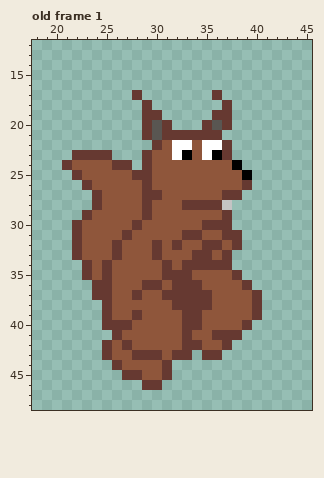
Pixel-art file -- sprites/units/Chipmonk/Chipmonk.aseprite. Above: the version before the commit.
64x96 pixels, 1 frame. Shown: old frame 1: x 18..45, y 12..48. The commit also changed other frames, which this record leaves out.
After the commit:
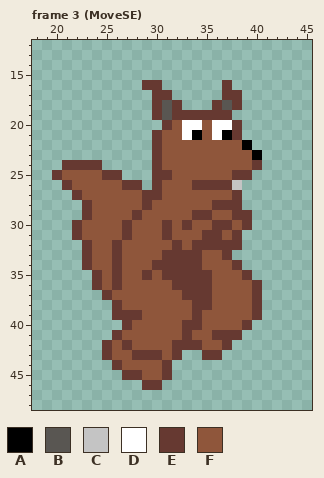
Palette (. is transparent): A #000000  B #595652  C #c4c4c4  D #ffffff  E #663931  F #8f563b
A new or re-ordered frame is compared with the old frame closest to it.
Diff:
frames 1 -> 7
--- frame 3 (MoveSE) is new; against old frame 1, layer "Layer 1"
@@ x 18..45 @@
 15 ............................
-16 ............................
-17 ..........E.......E.........
-18 ...........E.......E........
-19 ...........EE.....EE........
-20 ...........EBE...EBE........
-21 ...........EBEEEEEE.........
-22 ............EFDDFDDE........
-23 ....EEEE...EFFDAFDAE........
-24 ...EFFFFEE.EFFFFFFFFA.......
-25 ....EFFFFFEEFFFFFFFFFA......
-26 .....EFFFFFEFFFFFFFFFE......
-27 ......EFFFFEEFFFFFFEE.......
-28 ......EFFFFEFFFEEEEC........
-29 .....EFFFFFEFFFFFFFE........
-30 ....EFFFFFEFFFFFFEEE........
-31 ....EFFFFEFFFFFEEFFEE.......
-32 ....EFFFEFFFEFEFFEEFE.......
-33 ....EFFFEFFFEFFFEEFE........
-34 .....EFEFFFFFEFEEEEE........
-35 .....EFEFFFFFEEEFFFFE.......
-36 ......EEFFFEEFEEEFFFFE......
-37 ......EEFFEFFEEEEEFFFFE.....
-38 .......EFFFFFFEEEEFFFFE.....
-39 .......EFFEFFFFEEFFFFFE.....
-40 .......EEEFFFFFEEFFFFE......
+16 ...........EE......E........
+17 ............EE.....EE.......
+18 ............EBE...EBE.......
+19 ............EBEEEEEE........
+20 .............EFDDFDDE.......
+21 ............EFFDAFDAE.......
+22 ............EFFFFFFFFA......
+23 ............EFFFFFFFFFA.....
+24 ...EEEE.....EFFFFFFFFFE.....
+25 ..EFFFFEE...EEFFFFFFEE......
+26 ...EFFFFFEE.EFFFEEEEC.......
+27 ....EFFFFFFEEFFFFFFFE.......
+28 .....EFFFFFEFFFFFFEEE.......
+29 .....EFFFFEFFFFFEEFFEE......
+30 ....EFFFFEFFFEFEFFEEFE......
+31 ....EFFFFEFFFEFFFEEFE.......
+32 .....EFFEFFFFFEFEEEEE.......
+33 .....EFFEFFFFEEEEFFE........
+34 .....EFFEFFFEEEEEFFFE.......
+35 ......EFEFFEFEEEEEFFFE......
+36 ......EFEFFFFFEEEEFFFFE.....
+37 .......EFFFFFFFEEEFFFFE.....
+38 ........EFFFFFFFEEFFFFE.....
+39 ........EEEFFFFFEFFFFFE.....
+40 .........EFFFFFEEFFFFE......
 41 ........EFFFFFFEFFEEE.......
-42 .......EFEFFFFFEEFFE........
-43 .......EFFEEEFEE.EE.........
+42 .......EFEFFFFEEEFFE........
+43 .......EFFEEEFE..EE.........
 44 ........EFFFFE..............
Changed places in both pictures, as pixel boxes (x1, y1, x2, y2):
changed: (52, 80, 262, 360)
